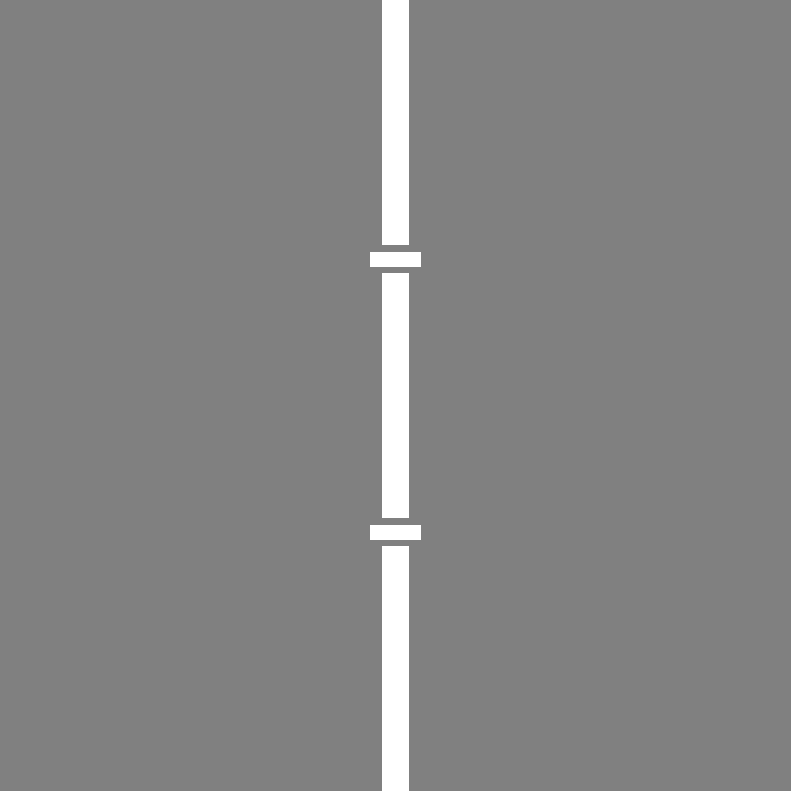
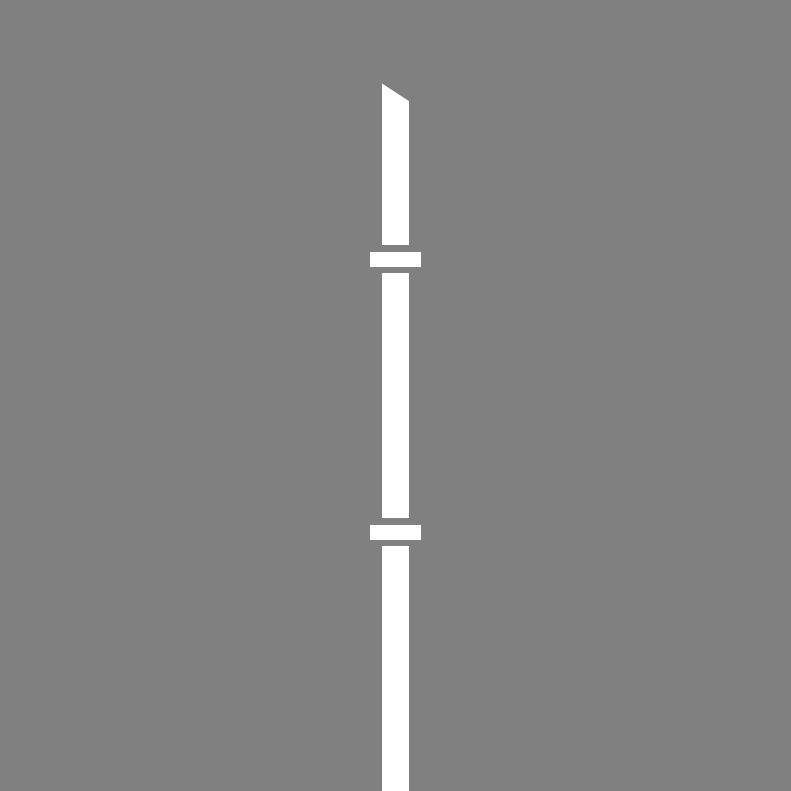
Revision of a layered 791x791 image; what changed, layer by layer:
painted on "图层 1", masked it over [382, 0, 409, 101]
